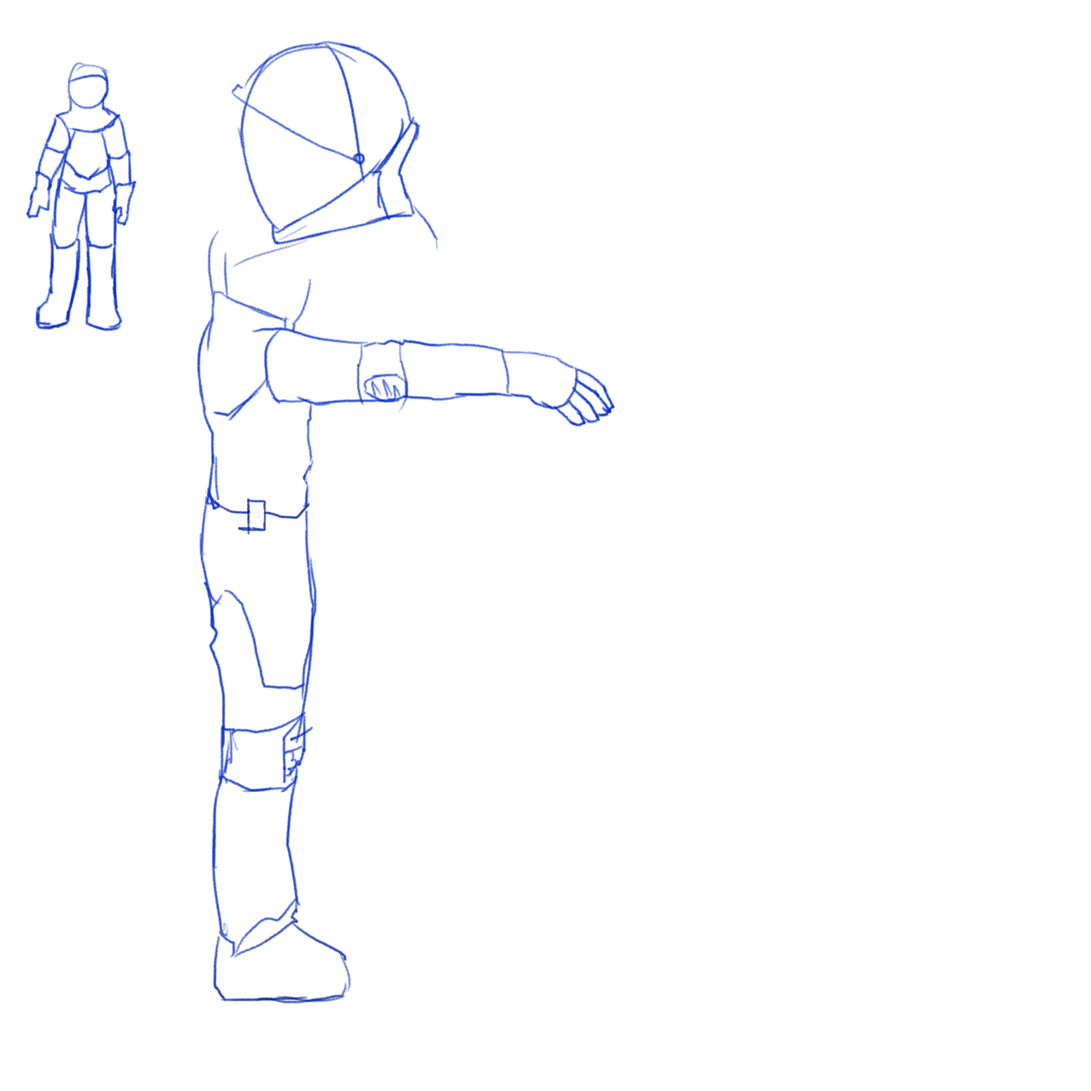
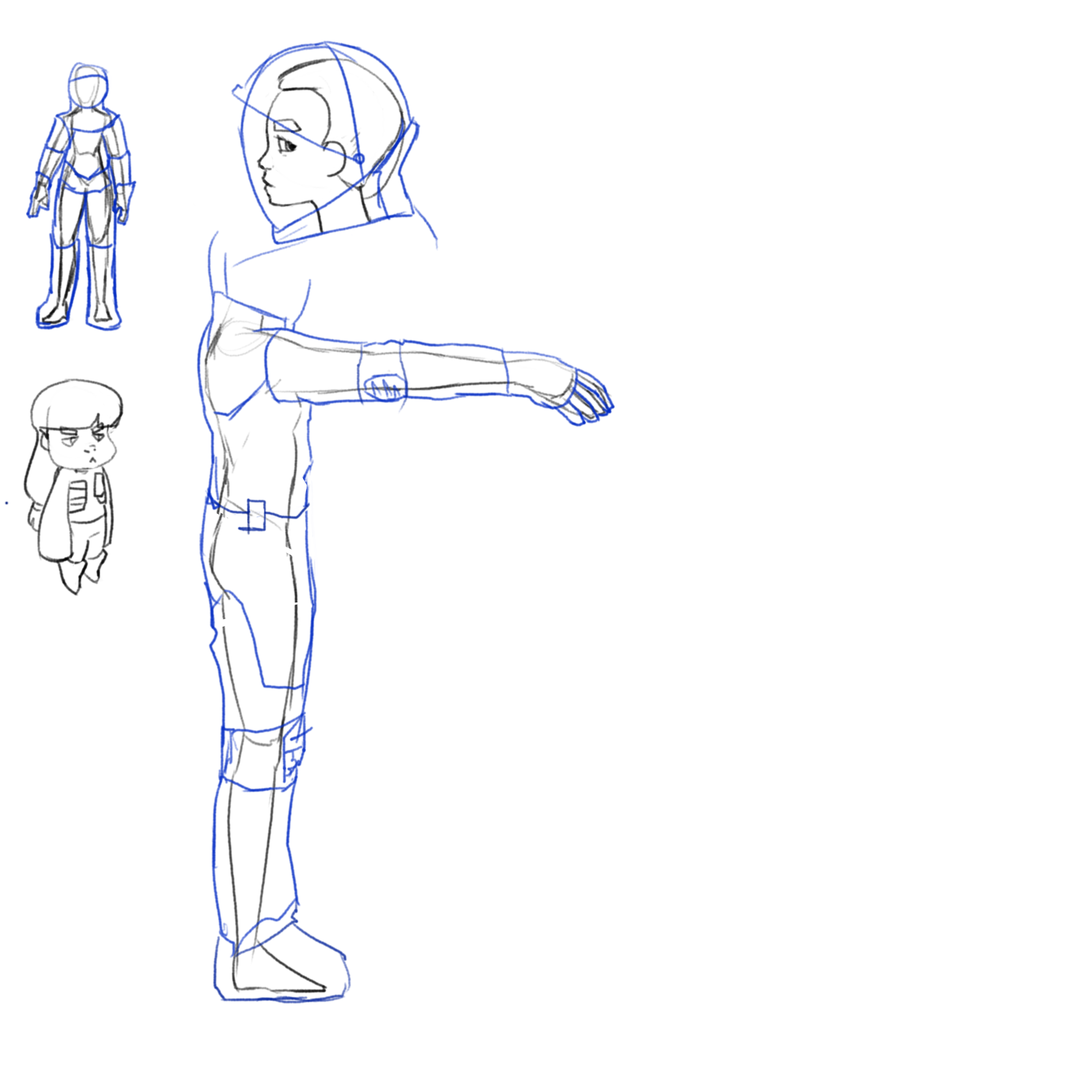
Layered file, before and after one edit (1091×1091). Changes by layer:
painted on "Suit" over box(4, 57, 613, 996)
showed "Layer 1", painted on it over box(4, 57, 613, 996)
